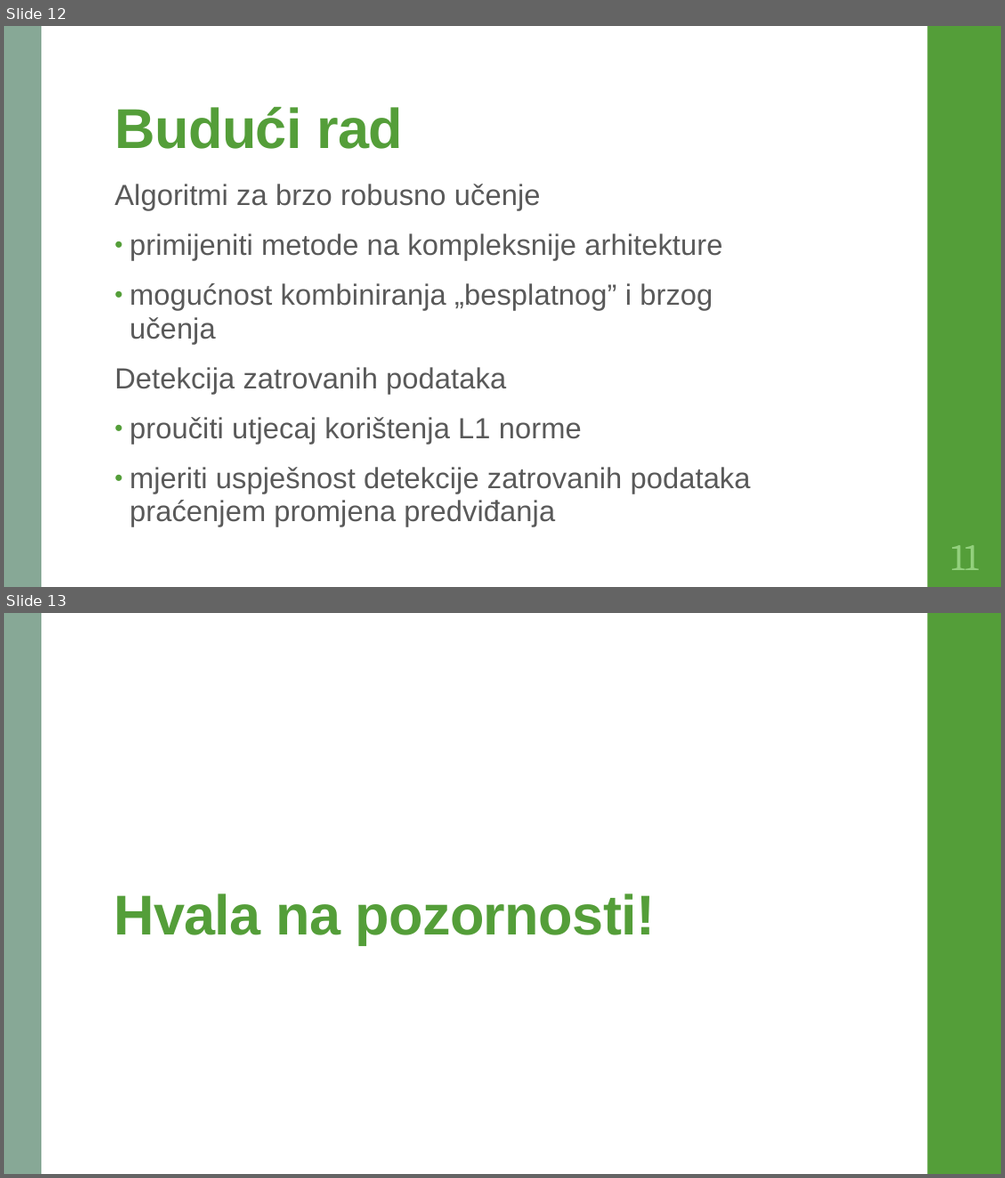
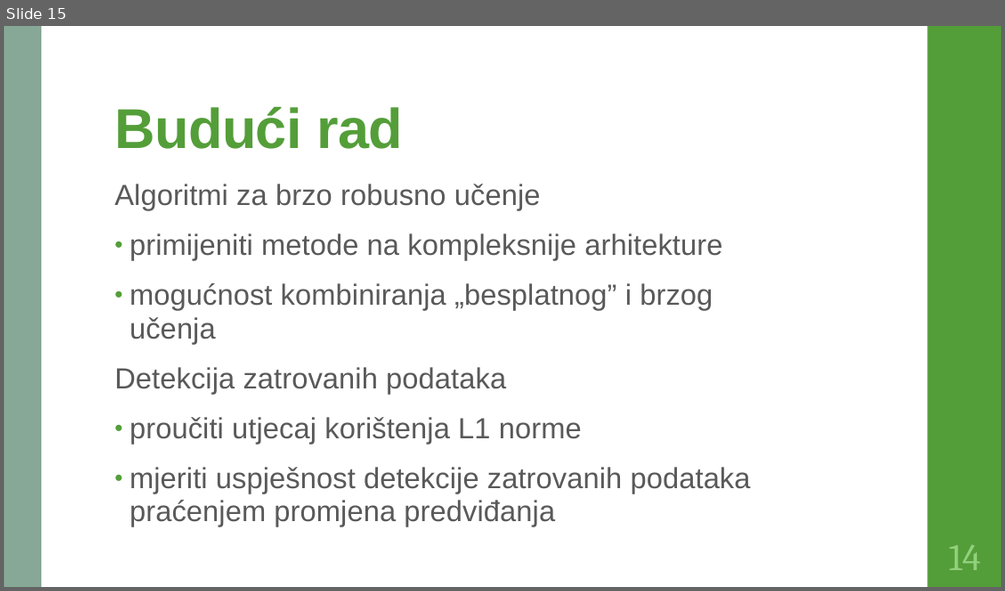
Before and after one commit to DomJamb/Zavrsni-rad-R, a slide deck: Dokumentacija/Algoritmi za brzo učenje na neprijateljskim primjerima.pptx. Shown one above the other, each under a label of ours: slides 12 and 13 before the commit, slide 15 after it. The pictures are 1005x1178 and 1005x591 pixels, drawn with LibreOffice and Linux fonts; fonts in the diff are those of the drawing. Boxes give left, top, right and bottom in pixels: in the first picture for what was removed or moved away, otherwise in the second. Text is boxed around its words. In the diff, an @@ line names an element or a change of style, - is before the commit and + after.

```diff
--- a/Dokumentacija/Algoritmi za brzo učenje na neprijateljskim primjerima.pptx
+++ b/Dokumentacija/Algoritmi za brzo učenje na neprijateljskim primjerima.pptx
@@ slide 13 removed at bbox=[4, 613, 1001, 1174], background #FFFFFF; not listed: 2 template elements that a slide beside it also shows @@
@@ title removed at bbox=[113, 893, 655, 944] @@
-Hvala na pozornosti!
@@ what was slide 12 is now slide 15 @@
@@ page number at bbox=[948, 545, 980, 570]: text changed @@
-11
+14
```
Also in this commit, not shown: 4 slides added, 1 other file.
